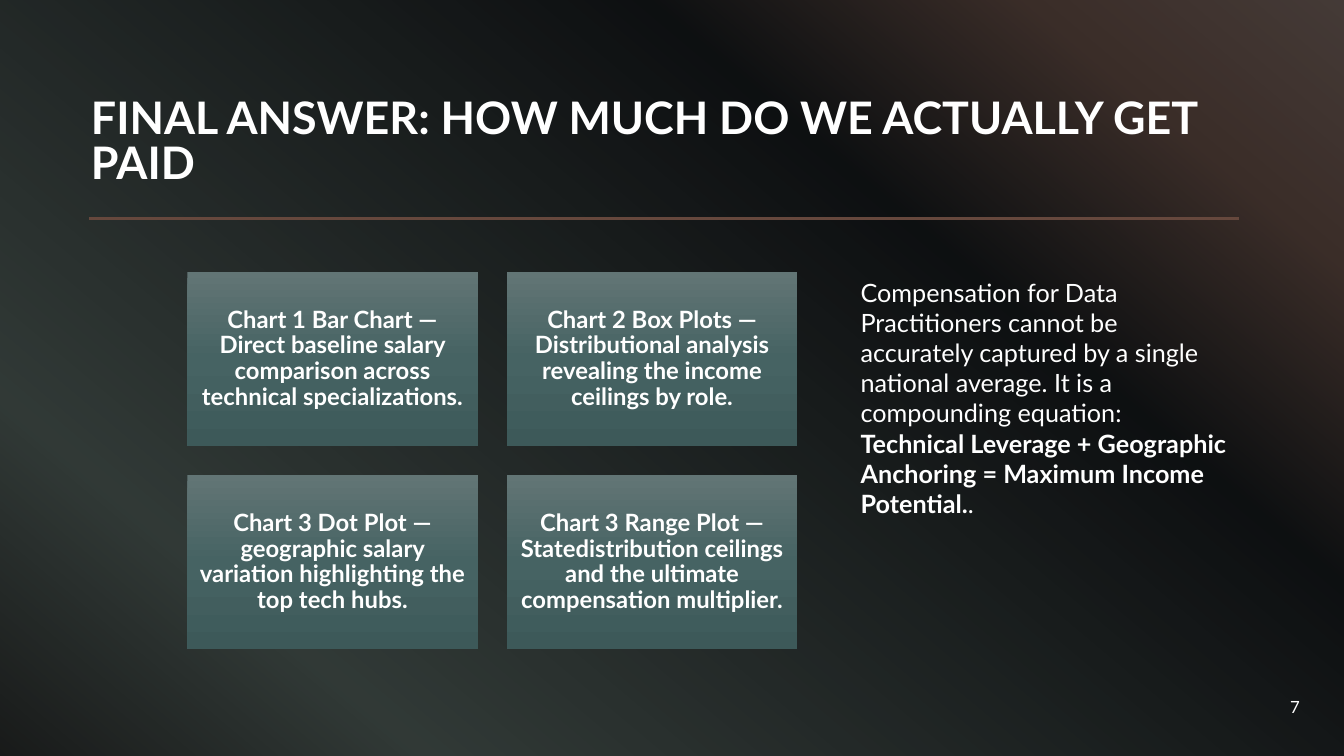
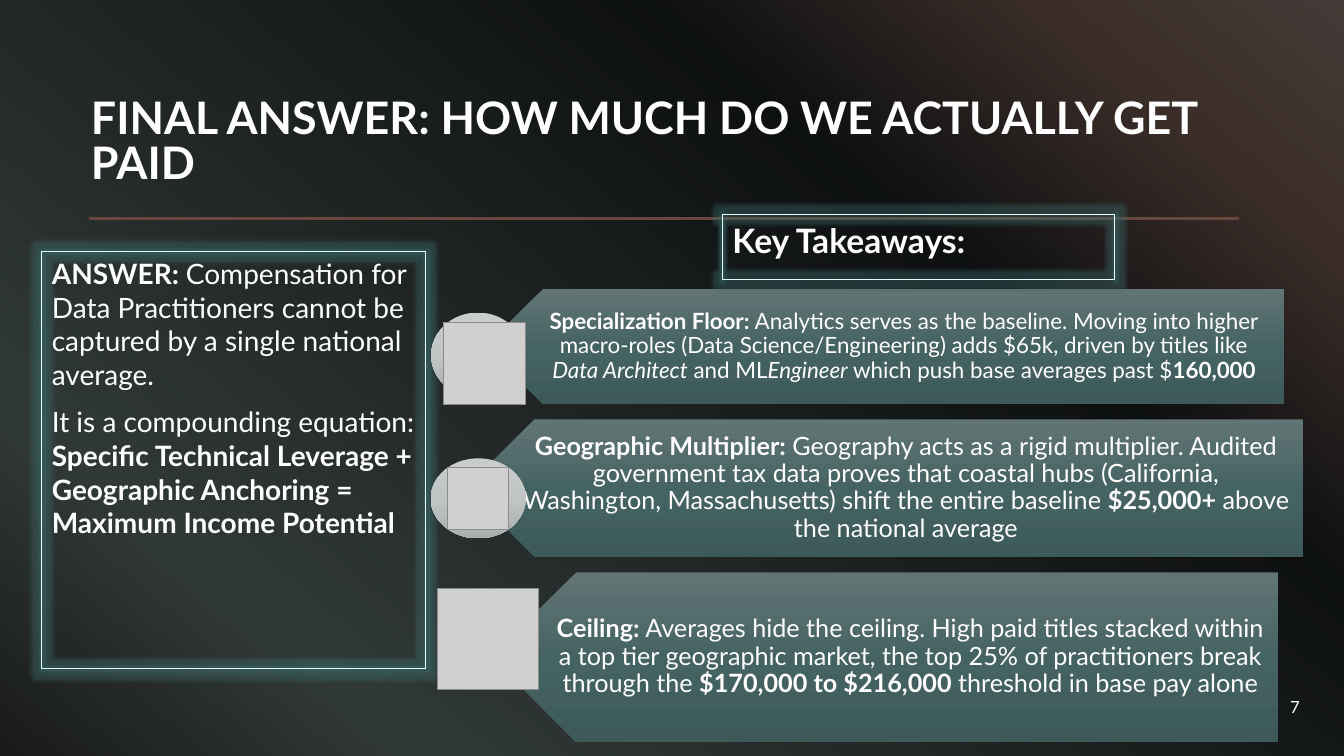
Before and after one commit to meiqing39/DATA-608, a slide deck: slide 7 of Story 4/Story 4 Mei Qi Ng.pptx. Drawn at 1344x756 pixels with LibreOffice and Linux fonts; fonts in the diff are those of the drawing; grey boxes stand for pictures. Boxes give left, top, right and bottom in pixels: in the first picture for what was removed or moved away, otherwise in the second. Text is boxed around its words. In the diff, an @@ line names an element or a change of style, - is before the commit and + after.

```diff
--- a/Story 4/Story 4 Mei Qi Ng.pptx
+++ b/Story 4/Story 4 Mei Qi Ng.pptx
@@ rectangle added at [723,215,1115,279], outline #E3FBFE 0.75 pt, 24 pt, text #FFFFFF, bold @@
+Key Takeaways:
@@ rectangle "ANSWER: Compensation for Data Practitioners ...": place and size @@
-rectangle "ANSWER: Compensation for Data Practitioners ..." at [861,283,1226,513]
+rectangle "ANSWER: Compensation for Data Practitioners ..." at [41,251,424,668]
@@ rectangle "ANSWER: Compensation for Data Practitioners ..." at [41,251,424,668]: outline none to #E3FBFE 0.75 pt @@
@@ text in rectangle at [52,263,414,533]: text changed; size 18 to 20 pt @@
-Compensation for Data Practitioners cannot be accurately captured by a single national average. It is a compounding equation: Technical Leverage + Geographic Anchoring = Maximum Income Potential..
+ANSWER: Compensation for Data Practitioners cannot be captured by a single national average.
+It is a compounding equation: Specific Technical Leverage + Geographic Anchoring = Maximum Income Potential
@@ picture added at [444,323,526,405] @@
@@ picture added at [447,468,508,529] @@
@@ group removed at [188,272,798,649]: 4 rectangles, 4 texts @@
-Chart 1 Bar Chart — Direct baseline salary comparison across technical specializations.
-Chart 2 Box Plots — Distributional analysis revealing the income ceilings by role.
-Chart 3 Dot Plot —geographic salary variation highlighting the top tech hubs.
-Chart 3 Range Plot — Statedistribution ceilings and the ultimate compensation multiplier.
@@ picture added at [438,589,538,690] @@
@@ group added at [431,289,1304,742]: 3 pentagon arrows, 3 texts, 2 ellipses @@
+Specialization Floor: Analytics serves as the baseline. Moving into higher macro-roles (Data Science/Engineering) adds $65k, driven by titles like Data Architect and MLEngineer which push base averages past $160,000
+Geographic Multiplier: Geography acts as a rigid multiplier. Audited government tax data proves that coastal hubs (California, Washington, Massachusetts) shift the entire baseline $25,000+ above the national average
+Ceiling: Averages hide the ceiling. High paid titles stacked within a top tier geographic market, the top 25% of practitioners break through the $170,000 to $216,000 threshold in base pay alone
```
Also in this commit, not shown: 4 other slides changed.
